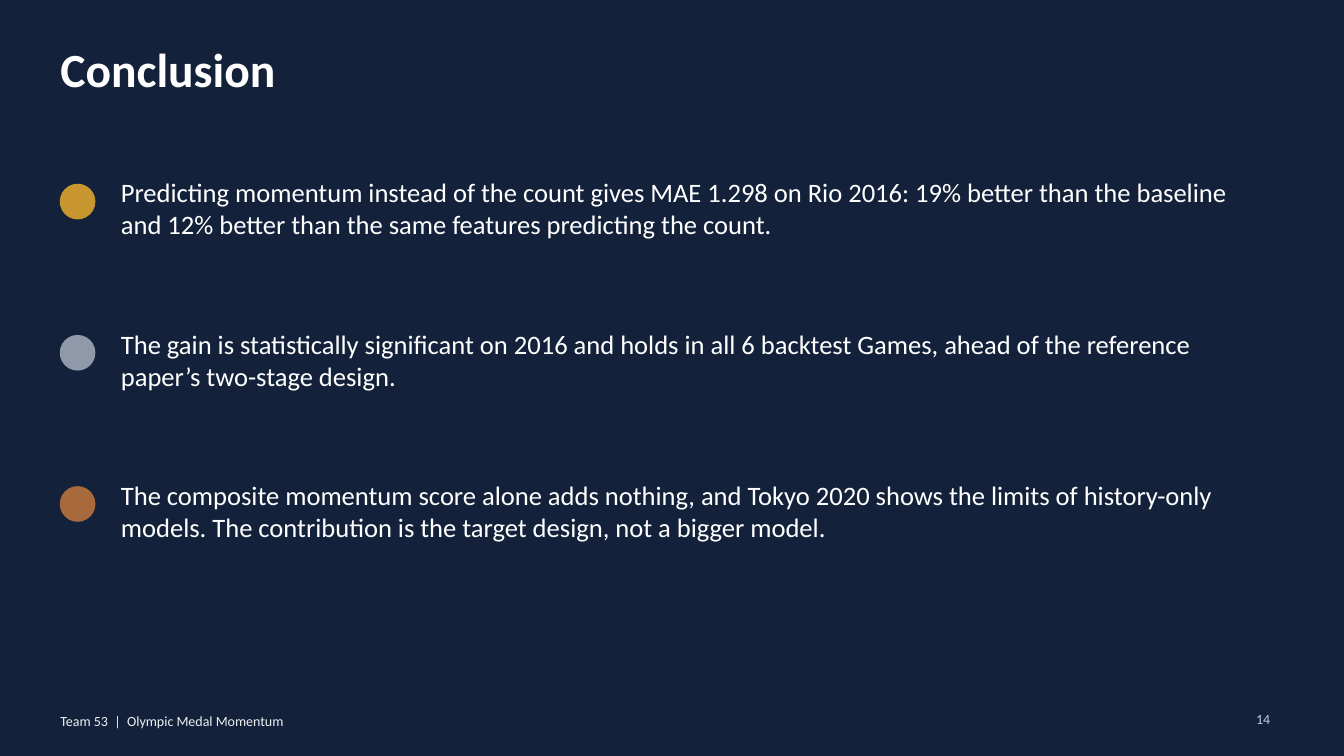
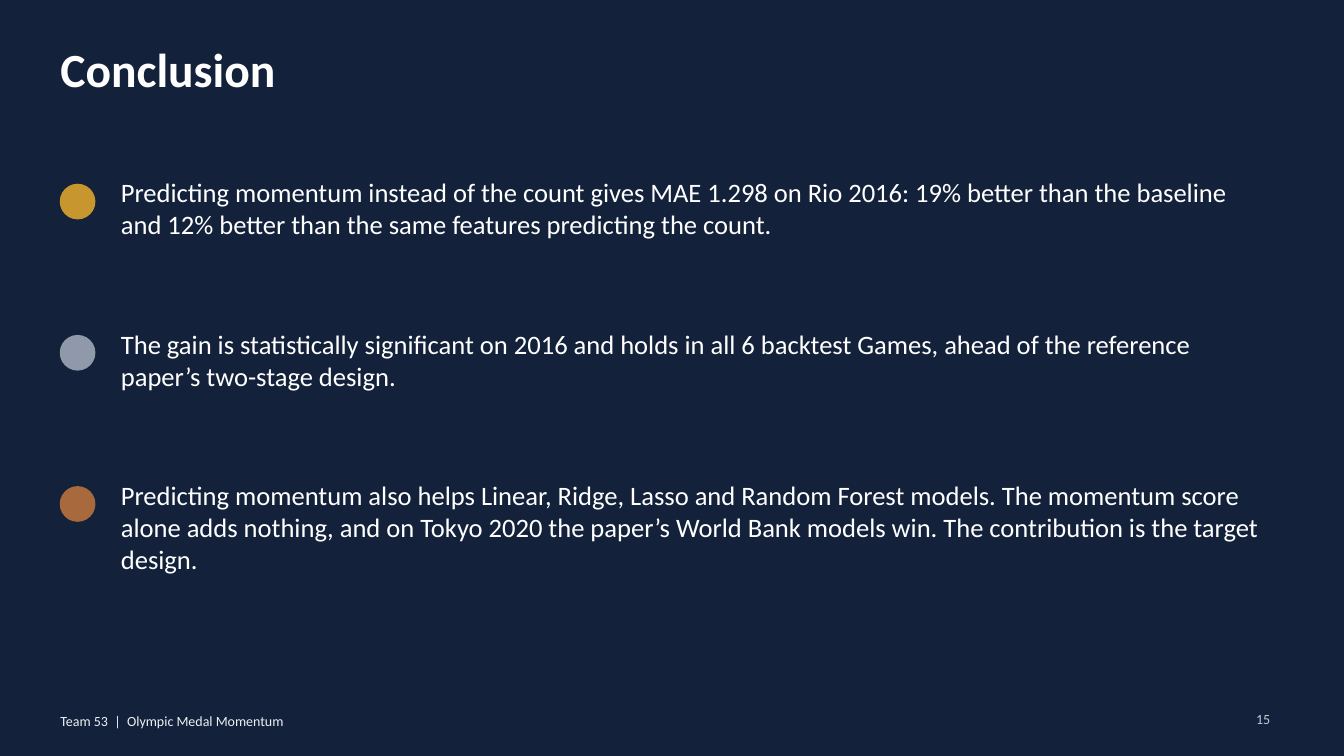
Before and after one commit to ryonahh/ML_MiniProject_53, a slide deck: slide 15 of deliverables/Olympic_Medal_Momentum_Slides.pptx (slide 14 before the commit). Drawn at 1344x756 pixels with LibreOffice and Linux fonts; fonts in the diff are those of the drawing. Boxes give left, top, right and bottom in pixels: in the first picture for what was removed or moved away, otherwise in the second. Text is boxed around its words. In the diff, an @@ line names an element or a change of style, - is before the commit and + after.

Commit message:
Update README, report and slides with World Bank and model-family results

```diff
--- a/deliverables/Olympic_Medal_Momentum_Slides.pptx
+++ b/deliverables/Olympic_Medal_Momentum_Slides.pptx
@@ text at (x1=121, y1=486, x2=1257, y2=574): text changed @@
-The composite momentum score alone adds nothing, and Tokyo 2020 shows the limits of history-only models. The contribution is the target design, not a bigger model.
+Predicting momentum also helps Linear, Ridge, Lasso and Random Forest models. The momentum score alone adds nothing, and on Tokyo 2020 the paper’s World Bank models win. The contribution is the target design.
@@ page number at (x1=1256, y1=715, x2=1270, y2=724): text changed @@
-14
+15
```
Also in this commit, not shown: 8 other slides changed, 1 slide added, 2 other files.
